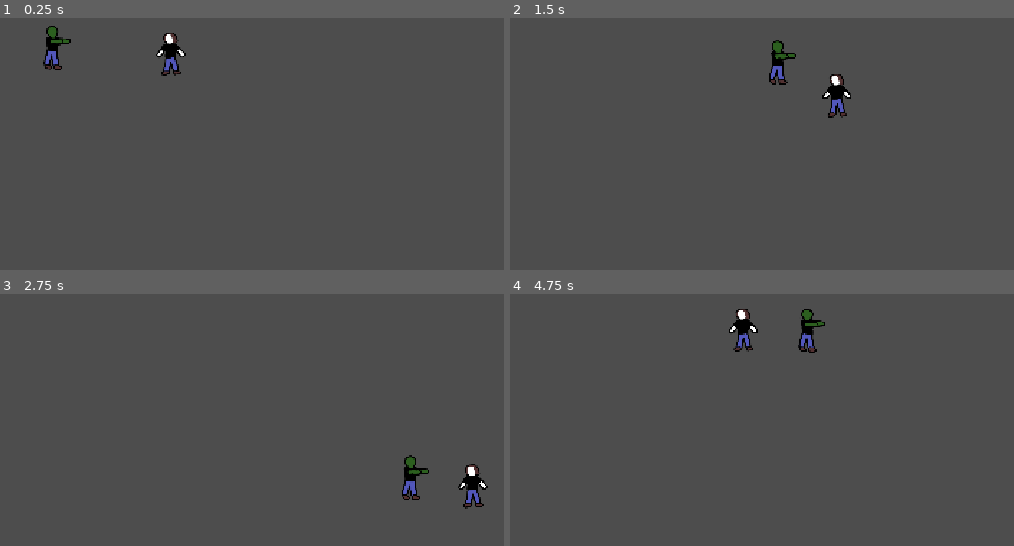
Above: before the commit, frames 1-4 (two rows, left to right).
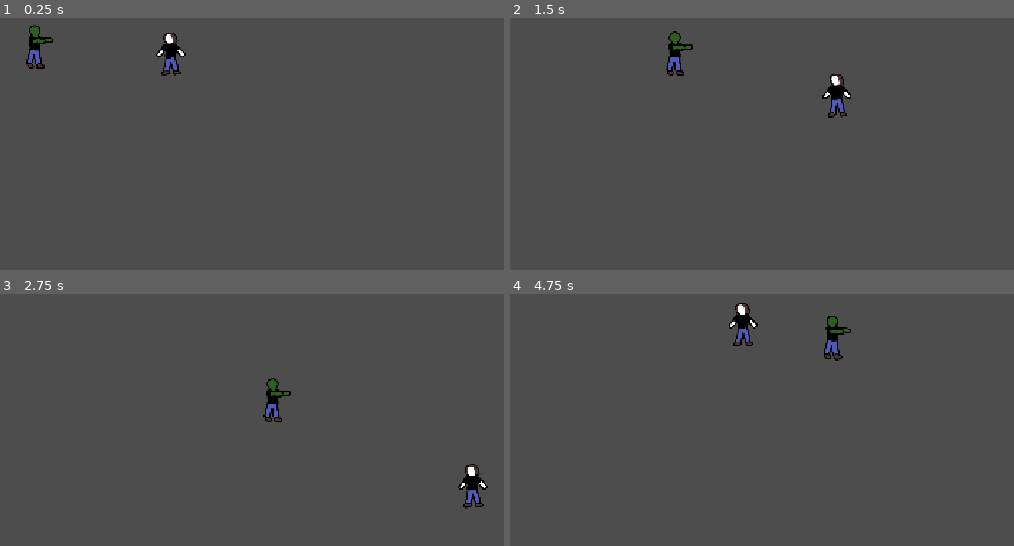
Above: after the commit, the same moments.

Repository: lkump/monster-mosh
Game: Godot game, scene res://main.tscn
Same seed, same stepped clock (60 frames per second), same inputs: the game is played once before the commit and once after it. The project has no main scene, so this scene is started directly.
Inputs:
- Up to frame 1 (0.25 s): no input
- Up to frame 2 (1.5 s): hold D (right) 0.53-1.28 s; hold S (down) from 1.28 s (still down)
- Up to frame 3 (2.75 s): release S (down) at 2.03 s; hold D (right) from 2.03 s (still down)
- Up to frame 4 (4.75 s): release D (right) at 2.78 s; hold W (up) 2.78-3.53 s; hold A (left) from 3.53 s (still down)

The runs differ from the first frame. In frame 1, 0.9% of the frame differs, in the area x 5-15%, y 2-21%; in frame 2, 1.0%; in frame 3, 1.0%; in frame 4, 1.5%, in the area x 43-68%, y 3-27%.

Commit message:
removed signal check

Diff:
--- a/enemy.gd
+++ b/enemy.gd
@@ -1,7 +1,7 @@
 extends CharacterBody2D
 
 
-const SPEED = 250.0
+const SPEED = 150.0
 var target_position
 
 func _physics_process(delta: float) -> void:
--- a/player.gd
+++ b/player.gd
@@ -24,7 +24,3 @@
 
 	move_and_slide()
 	existed.emit(position)
-
-
-func _on_existed(player_position: Variant) -> void:
-	print("x: ", player_position.x, " y: ", player_position.y)
